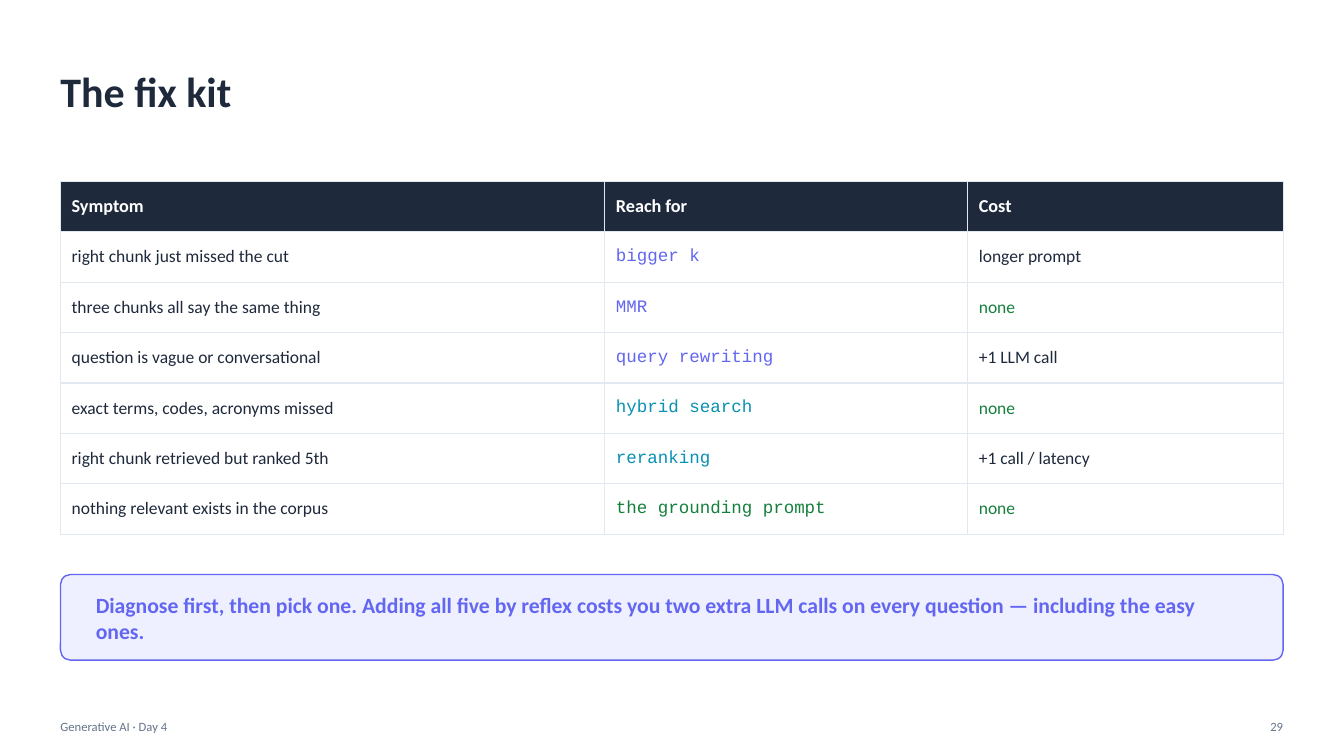
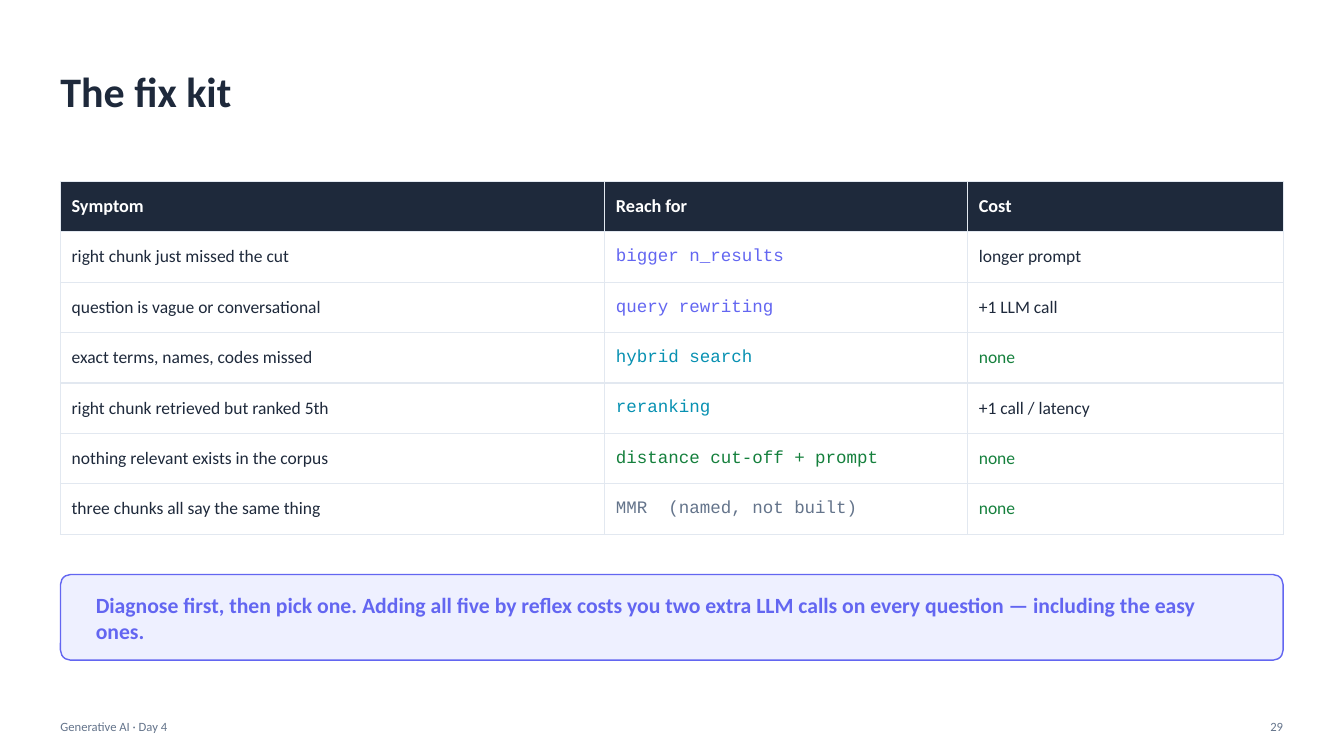
Before and after one commit to Poorit-Technologies/lpu-training, a slide deck: slide 29 of generative-ai/slides/Day04_GenAI.pptx. Drawn at 1344x756 pixels with LibreOffice and Linux fonts; fonts in the diff are those of the drawing. Boxes give left, top, right and bottom in pixels: in the first picture for what was removed or moved away, otherwise in the second. Text is boxed around its words. In the diff, an @@ line names an element or a change of style, - is before the commit and + after.

Commit message:
Rework Day 4 onto the Day-3 retrieval stack
Day 4 now continues Day 3's code instead of replacing it: the same
TechSolutions document, the same local all-MiniLM-L6-v2 embedder, the same
raw chromadb collection, and the same retrieve() function.

- RunnableLambda(retrieve) turns the Day-3 function into a LangChain
  component, so LCEL wraps existing code rather than superseding it
- Adds chat models and message types, prompt templates and LCEL basics
  before the RAG chain
- Chunks carry a section metadata field, which becomes the citation
- Ungrounded demo now leans on TechSolutions being fictional; the refusal
  question is "Who is the CFO?"
- Distance cut-off replaces MMR as the concrete no-relevant-chunk path,
  and the notebook prints real distances before applying a threshold
- Sections 1-7 need no API key again, since embeddings run locally

Whitespace-normalises the section text so the splitter breaks on sentence
boundaries rather than on source line wraps.

```diff
--- a/generative-ai/slides/Day04_GenAI.pptx
+++ b/generative-ai/slides/Day04_GenAI.pptx
@@ table at <box>60,181,1284,534</box> @@
-row 2: right chunk just missed the cut | bigger k | longer prompt
-row 3: three chunks all say the same thing | MMR | none
+row 2: right chunk just missed the cut | bigger n_results | longer prompt
-row 4, column 1: exact terms, codes, acronyms missed
+row 4, column 1: exact terms, names, codes missed
-row 7: nothing relevant exists in the corpus | the grounding prompt | none
+row 6: nothing relevant exists in the corpus | distance cut-off + prompt | none
+row 7: three chunks all say the same thing | MMR (named, not built) | none
```
Also in this commit, not shown: 17 other slides changed, 2 slides added, 2 slides removed, 4 other files.
